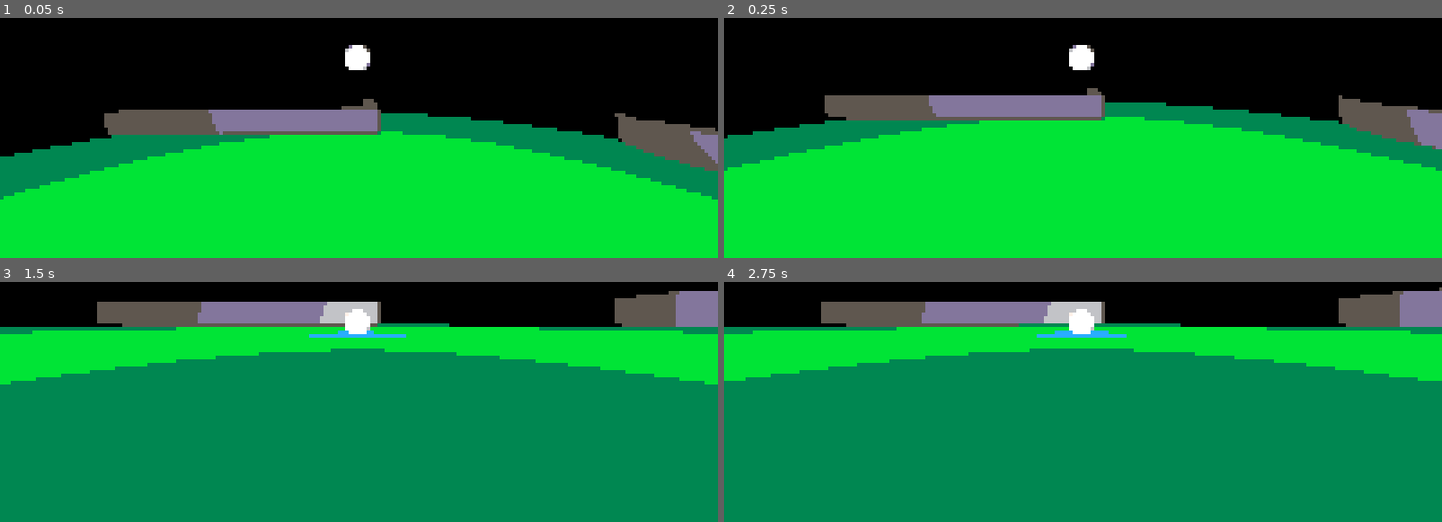
Above: before the commit, frames 1-4 (two rows, left to right).
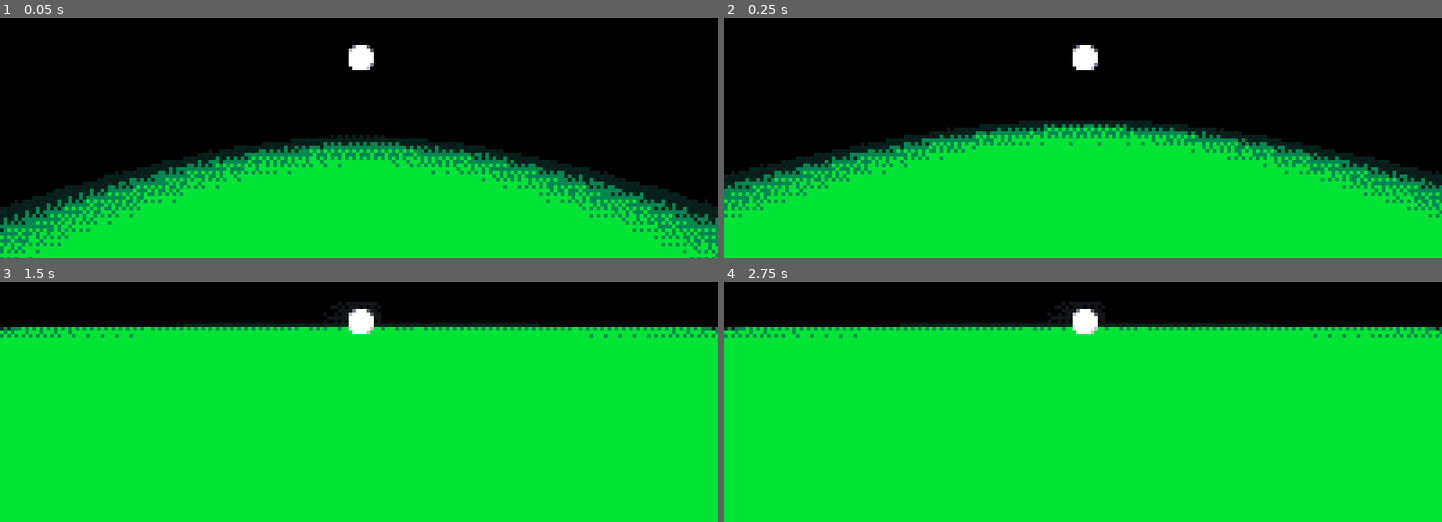
Above: after the commit, the same moments.

Repository: dhuddleston/BigModeGameJam2025
Game: Godot game, scene res://Scenes/ball_test_scene.tscn
Same seed, same stepped clock (60 frames per second), same inputs: the game is played once before the commit and once after it.
Inputs (mouse positions are in pixels of both pictures, inside the frame that each line leads up to):
- Up to frame 1 (0.05 s): no input
- Up to frame 2 (0.25 s): no input
- Up to frame 3 (1.5 s): tap Enter at 0.5 s; move the mouse to (394, 318) at 0.52 s; click (394, 318) at 0.67 s; tap Space at 0.77 s; move the mouse to (323, 322) at 1.27 s; click (323, 322) at 1.42 s
- Up to frame 4 (2.75 s): tap Space at 1.52, 2 s; move the mouse to (1097, 313) at 2.02 s; click (1097, 313) at 2.17 s

The runs differ from the first frame. In frame 1, 29% of the frame differs, in the area x 0-100%, y 11-100%; in frame 2, 23%; in frame 3, 74%; in frame 4, 74%, in the area x 0-100%, y 2-100%.

Commit message:
Add dithering shader, fix light attenuating too quickly

Diff:
--- a/Scenes/ball_test_scene.tscn
+++ b/Scenes/ball_test_scene.tscn
@@ -1,9 +1,10 @@
-[gd_scene load_steps=20 format=3 uid="uid://cc2qtlonu3kjy"]
+[gd_scene load_steps=21 format=3 uid="uid://cc2qtlonu3kjy"]
 
 [ext_resource type="Script" path="res://Scripts/player_controller.gd" id="1_b3j7p"]
 [ext_resource type="PhysicsMaterial" uid="uid://cfru8dkauad3i" path="res://PhysMats/ground_standard.tres" id="2_ru4nu"]
 [ext_resource type="Material" uid="uid://brk32xxt11xlq" path="res://Shaders/pixelate.tres" id="3_job2l"]
 [ext_resource type="Material" uid="uid://dhx4ofxlsc56i" path="res://Shaders/quantize.tres" id="4_ne0pl"]
+[ext_resource type="Material" uid="uid://c0eyq16e63ikx" path="res://Shaders/dither.tres" id="5_7iyac"]
 
 [sub_resource type="PhysicsMaterial" id="PhysicsMaterial_gpcva"]
 friction = 0.2
@@ -44,8 +45,9 @@
 [sub_resource type="PlaneMesh" id="PlaneMesh_jcsg1"]
 
 [sub_resource type="StandardMaterial3D" id="StandardMaterial3D_5qy6h"]
-albedo_color = Color(0, 0.894118, 0.211765, 1)
+albedo_color = Color(0, 1, 0.233333, 1)
 metallic_specular = 0.0
+roughness = 0.0
 
 [node name="BallTestScene" type="Node3D"]
 
@@ -72,11 +74,12 @@
 surface_material_override/0 = SubResource("StandardMaterial3D_sdtb4")
 
 [node name="OmniLight3D" type="OmniLight3D" parent="PlayerController/GolfBall"]
-light_energy = 5.818
-light_indirect_energy = 0.0
+light_size = 10.0
+light_specular = 0.0
 distance_fade_begin = 1.0
 distance_fade_length = 1.0
-omni_range = 6.86788
+omni_range = 4.0
+omni_attenuation = 0.0
 
 [node name="CameraRoot" type="Node3D" parent="PlayerController"]
 
@@ -287,10 +290,19 @@
 grow_horizontal = 2
 grow_vertical = 2
 
-[node name="Quantize" type="ColorRect" parent="CanvasLayer"]
+[node name="Palette Quantize" type="ColorRect" parent="CanvasLayer"]
+visible = false
 material = ExtResource("4_ne0pl")
 anchors_preset = 15
 anchor_right = 1.0
 anchor_bottom = 1.0
 grow_horizontal = 2
 grow_vertical = 2
+
+[node name="Palette Dither" type="ColorRect" parent="CanvasLayer"]
+material = ExtResource("5_7iyac")
+anchors_preset = 15
+anchor_right = 1.0
+anchor_bottom = 1.0
+grow_horizontal = 2
+grow_vertical = 2
--- /dev/null
+++ b/Shaders/dither.gdshader
@@ -0,0 +1,54 @@
+shader_type canvas_item;
+
+uniform vec3[16] pallate : source_color;
+uniform float subdivide;
+uniform sampler2D dither_tex: filter_nearest, repeat_enable;
+uniform sampler2D SCREEN_TEXTURE : hint_screen_texture, filter_linear_mipmap_anisotropic;
+
+vec3 ditherColor(vec3 c1, vec3 c2, float ratio, vec2 pixel)
+{
+	vec2 tex_size = vec2(textureSize(dither_tex, 0)) * subdivide;
+	vec2 screen_size = vec2(textureSize(SCREEN_TEXTURE, 0));
+   	float dith = texture(dither_tex, pixel*(screen_size/tex_size)).r;
+   	float mixAmt = float(ratio > dith);
+
+	return mix(c1,c2,mixAmt);
+}
+
+void fragment() {
+	vec2 norm_size = SCREEN_PIXEL_SIZE * subdivide;
+    vec2 uv = SCREEN_UV;
+    vec2 center_uv = floor(uv / norm_size) * norm_size;
+    vec4 avg = textureLod(SCREEN_TEXTURE, center_uv, 0.0);
+	vec3 color_mix = avg.rgb;
+
+	// Initialize the closest color and its distance to a very high value.
+	vec3 closest_color = vec3(0.0);
+	float closest_distance = 1000.0;
+	vec3 second_color = vec3(0.0);
+	float second_distance = 1000.0;
+	// Loop through each color in the palette.
+	for (int i = 0; i < pallate.length(); i++) {
+		// Calculate the distance between the current color and the input color.
+		float distance = distance(color_mix, pallate[i]);
+
+		// If this color is closer than the current closest color, update the closest color and its distance.
+		if (distance < closest_distance) {
+			//Shift our current closest into second place
+			second_color = closest_color;
+			second_distance = closest_distance;
+			//Update the closest
+			closest_color = pallate[i];
+			closest_distance = distance;
+		}
+		else if (distance < second_distance) {
+			second_color = pallate[i];
+			second_distance = distance;
+		}
+	}
+	float lerpfrac = closest_distance / (closest_distance + second_distance);
+	closest_color = ditherColor(closest_color, second_color, lerpfrac, SCREEN_UV);
+
+	// Set the final color to the closest color in the palette.
+	COLOR = vec4(closest_color.r, closest_color.g, closest_color.b, 1.0);
+}
--- /dev/null
+++ b/Shaders/dither.tres
@@ -0,0 +1,10 @@
+[gd_resource type="ShaderMaterial" load_steps=3 format=3 uid="uid://c0eyq16e63ikx"]
+
+[ext_resource type="Shader" path="res://Shaders/dither.gdshader" id="1_712dp"]
+[ext_resource type="Texture2D" uid="uid://t88qe8ny2emt" path="res://Shaders/bayer2.png" id="2_vuajy"]
+
+[resource]
+shader = ExtResource("1_712dp")
+shader_parameter/pallate = PackedColorArray(0.0705882, 0.0862745, 0.0980392, 1, 1, 1, 1, 1, 0.760784, 0.764706, 0.780392, 1, 0.372549, 0.341176, 0.309804, 1, 1, 0.945098, 0.909804, 1, 1, 0.8, 0.666667, 1, 1, 0.466667, 0.658824, 1, 0.160784, 0.678431, 1, 1, 0.513726, 0.462745, 0.611765, 1, 0, 0.894118, 0.211765, 1, 0, 0.529412, 0.317647, 1, 1, 0.92549, 0.152941, 1, 1, 0.639216, 0, 1, 1, 0, 0.301961, 1, 0, 0.141176, 0.105882, 1, 0, 0, 0, 1)
+shader_parameter/subdivide = 4.0
+shader_parameter/dither_tex = ExtResource("2_vuajy")
--- /dev/null
+++ b/Shaders/dither_BROKENLOL.gdshader
@@ -0,0 +1,53 @@
+shader_type canvas_item;
+
+uniform vec3[16] pallate : source_color;
+uniform float subdivide;
+uniform sampler2D dither_tex;
+uniform sampler2D SCREEN_TEXTURE : hint_screen_texture, filter_linear_mipmap_anisotropic;
+
+vec3 ditherColor(vec3 c1, vec3 c2, float ratio, vec2 pixel)
+{
+	vec2 tex_size = vec2(textureSize(dither_tex, 0));
+   	float dith = texture(dither_tex, pixel / tex_size).r;
+   	float mixAmt = float(ratio > dith);
+
+	return mix(c1,c2,mixAmt);
+}
+
+void fragment() {
+	vec2 norm_size = SCREEN_PIXEL_SIZE * subdivide;
+    vec2 uv = SCREEN_UV + vec2(norm_size.x, 0.0);
+    vec2 center_uv = floor(uv / norm_size) * norm_size;
+    vec4 avg = textureLod(SCREEN_TEXTURE, center_uv, 0.0);
+	vec3 color_mix = avg.rgb;
+
+	// Initialize the closest color and its distance to a very high value.
+	vec3 closest_color = vec3(0.0);
+	float closest_distance = 1000.0;
+	vec3 second_color = vec3(0.0);
+	float second_distance = 1000.0;
+	// Loop through each color in the palette.
+	for (int i = 0; i < pallate.length(); i++) {
+		// Calculate the distance between the current color and the input color.
+		float distance = distance(color_mix, pallate[i]);
+
+		// If this color is closer than the current closest color, update the closest color and its distance.
+		if (distance < closest_distance) {
+			//Shift our current closest into second place
+			second_color = closest_color;
+			second_distance = closest_distance;
+			//Update the closest
+			closest_color = pallate[i];
+			closest_distance = distance;
+		}
+		else if (distance < second_distance) {
+			second_color = pallate[i];
+			second_distance = distance;
+		}
+	}
+	float lerpfrac = closest_distance / (closest_distance + second_distance);
+	closest_color = ditherColor(closest_color, second_color, lerpfrac, center_uv);
+
+	// Set the final color to the closest color in the palette.
+	COLOR = vec4(closest_color.r, closest_color.g, closest_color.b, 1.0);
+}
Binary file added: Shaders/bayer.png
Not shown, added: Shaders/bayer.png.import
Binary file added: Shaders/bayer2.png
Not shown, added: Shaders/bayer2.png.import
